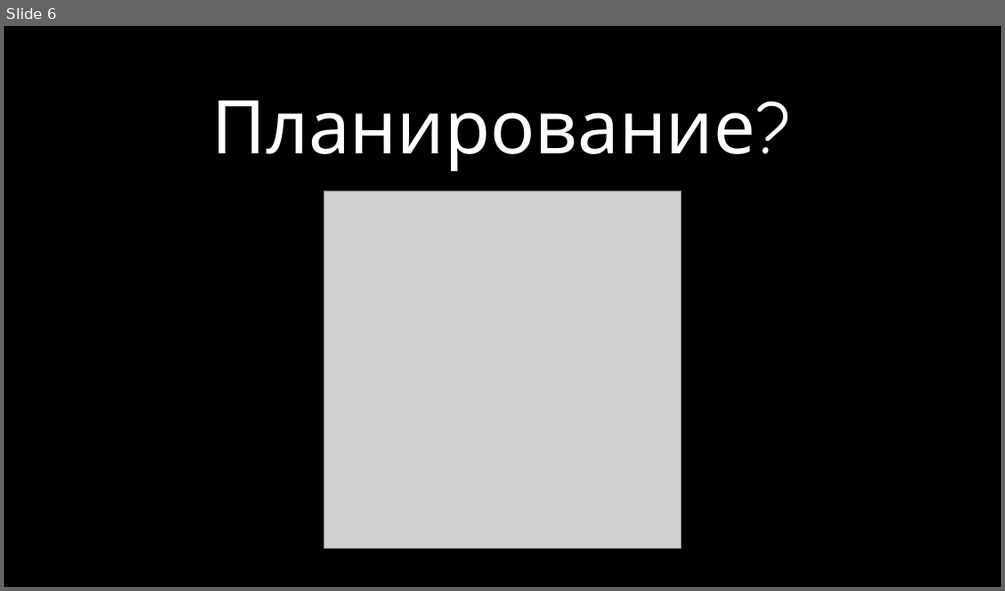
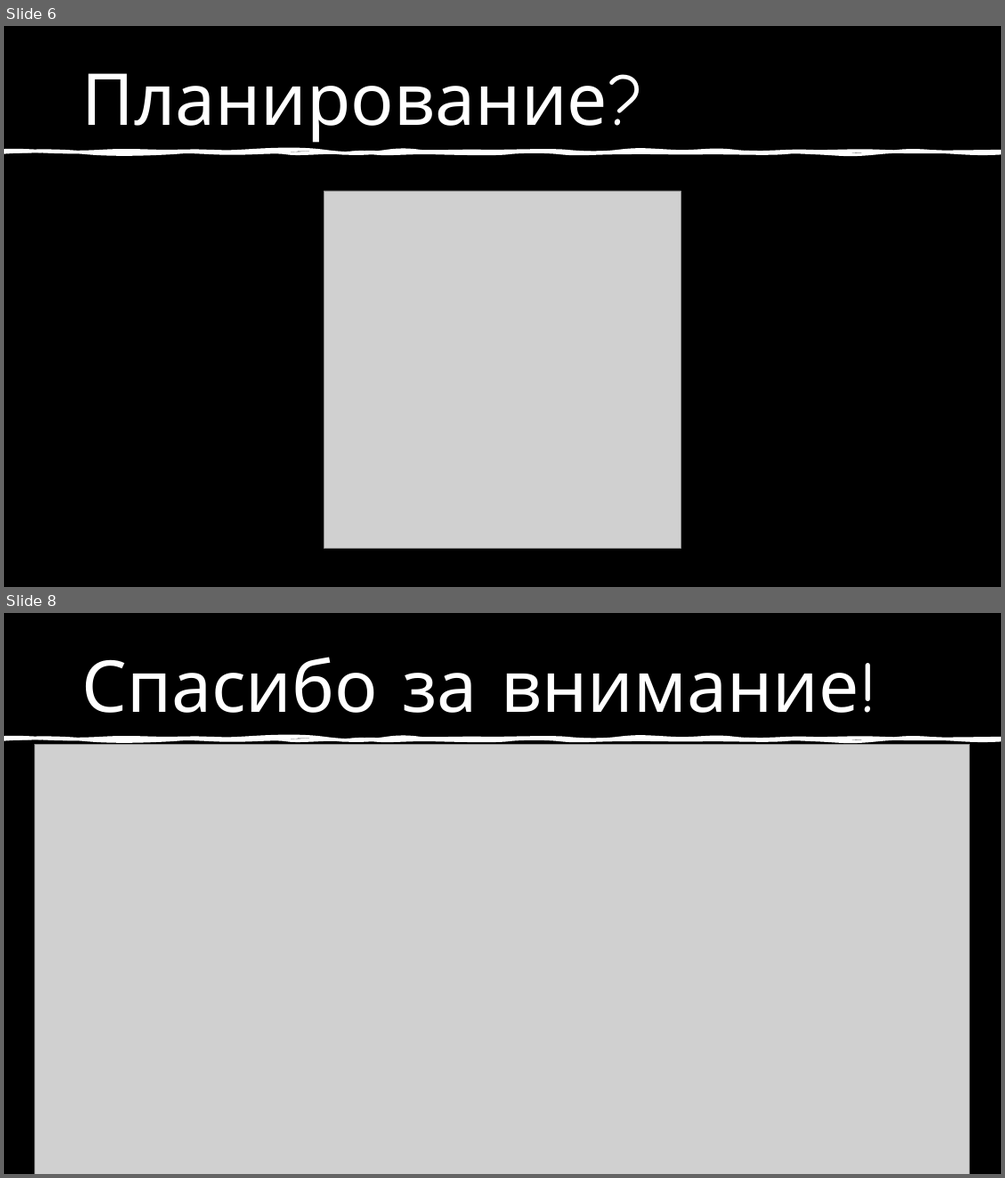
Before and after one commit to nastosinka/oops_trap, a slide deck: docs/Oopps!Trap!.pptx. Shown one above the other, each under a label of ours: slide 6 before the commit, slides 6 and 8 after it; the slides between them are not shown. The pictures are 1005x591 and 1005x1178 pixels, drawn with LibreOffice and Linux fonts; fonts in the diff are those of the drawing; grey boxes stand for pictures; background and template pictures are left out. Boxes give left, top, right and bottom in pixels: in the first picture for what was removed or moved away, otherwise in the second. Text is boxed around its words. In the diff, an @@ line names an element or a change of style, - is before the commit and + after.

```diff
--- a/docs/Oopps!Trap!.pptx
+++ b/docs/Oopps!Trap!.pptx
@@ slide 8 added at box(4, 613, 1001, 1174), background picture (left out) @@
@@ rectangle added at box(4, 613, 1001, 1174), fill #000000 @@
@@ title added at box(81, 657, 858, 713), 68.9 pt, text #FFFFFF @@
+          Спасибо за внимание!
@@ freeform shape added at box(4, 736, 1001, 741), fill #FFFFFF @@
@@ freeform shape added at box(4, 737, 1001, 742), outline #FFFFFF 3 pt @@
@@ picture added at box(35, 745, 971, 1174) @@
@@ slide 6 changed as well @@
@@ title "Планирование?": place and size @@
-title "Планирование?" at box(212, 100, 756, 171)
+title "Планирование?" at box(81, 73, 607, 143)
@@ title "Планирование?" at box(81, 73, 607, 143): size 71.3 to 68.9 pt; alignment centre to left; list level 1 to 6 in "Планирование?" @@
@@ freeform shape added at box(4, 149, 1001, 154), fill #FFFFFF @@
@@ freeform shape added at box(4, 150, 1001, 155), outline #FFFFFF 3 pt @@
```
Also in this commit, not shown: 5 other slides changed, 1 other slide added.
